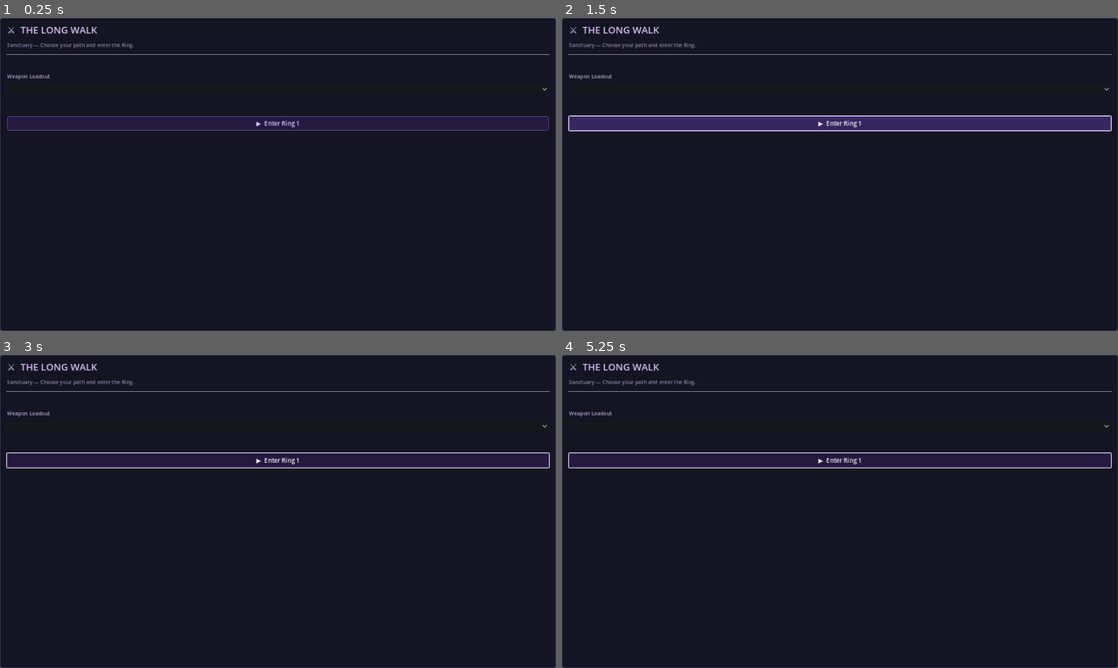
Above: before the commit, frames 1-4 (two rows, left to right).
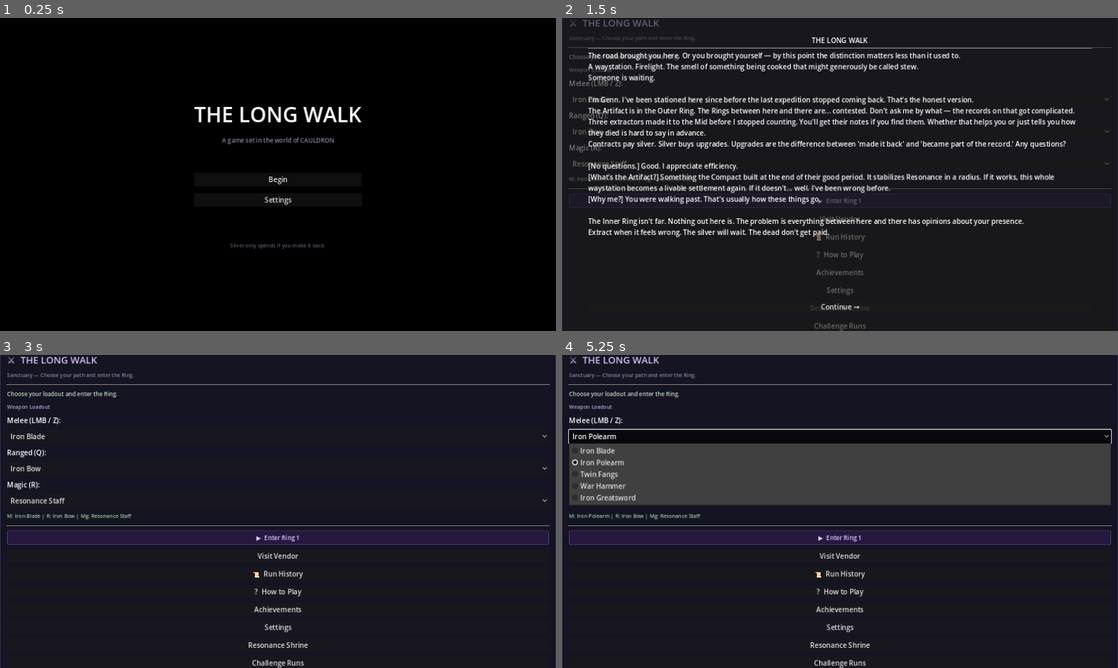
Above: after the commit, the same moments.

Repository: cbradshaw11/game-concept
Game: Godot game, scene res://scenes/main.tscn
Same seed, same stepped clock (60 frames per second), same inputs: the game is played once before the commit and once after it. This scene is started directly instead of the project's main scene.
Inputs (mouse positions are in pixels of both pictures, inside the frame that each line leads up to):
- Up to frame 1 (0.25 s): no input
- Up to frame 2 (1.5 s): click (840, 180) at 0.5 s, where only the run after the commit has a clickable "Begin"; click "▶ Enter Ring 1" at 1.25 s
- Up to frame 3 (3 s): click "▶ Enter Ring 1" at 2 s; click (278, 642) at 2.75 s, where only the run after the commit has a clickable "Continue →"
- Up to frame 4 (5.25 s): click (840, 436) at 3.5 s, where only the run after the commit has a clickable "Iron Blade"; click (840, 467) at 4.25 s, where only the run after the commit has a clickable "Iron Bow"; click (840, 436) at 5 s, where only the run after the commit has a clickable "Iron Polearm"

The runs differ from the first frame. In frame 1, 97% of the frame differs, in the area x 0-100%, y 0-100%; in frame 2, 17%; in frame 3, 13%; in frame 4, 28%.
Error before the commit: Parse Error: a number is required in operator %. (res://scripts/ui/flow_ui.gd:308)

Commit message:
fix: use _seed param instead of built-in seed in flow_ui — fixes test suite failures

Diff:
--- a/game/scripts/ui/flow_ui.gd
+++ b/game/scripts/ui/flow_ui.gd
@@ -305,7 +305,7 @@
 
 func on_run_started(_seed: int) -> void:
 	_show_run()
-	run_base_status = "Run active (seed %d)" % seed
+	run_base_status = "Run active (seed %d)" % _seed
 	_refresh_run_status()
 
 func set_available_loadouts(weapons: Array) -> void:
@@ -446,7 +446,7 @@
 
 func show_modifier_selection(_seed: int) -> void:
 	var count := DataStore.get_modifier_choices_per_run()
-	var choices := DataStore.get_random_modifiers(count, seed)
+	var choices := DataStore.get_random_modifiers(count, _seed)
 	_show_modifier_selection(choices)
 
 func refresh_vendor() -> void:
